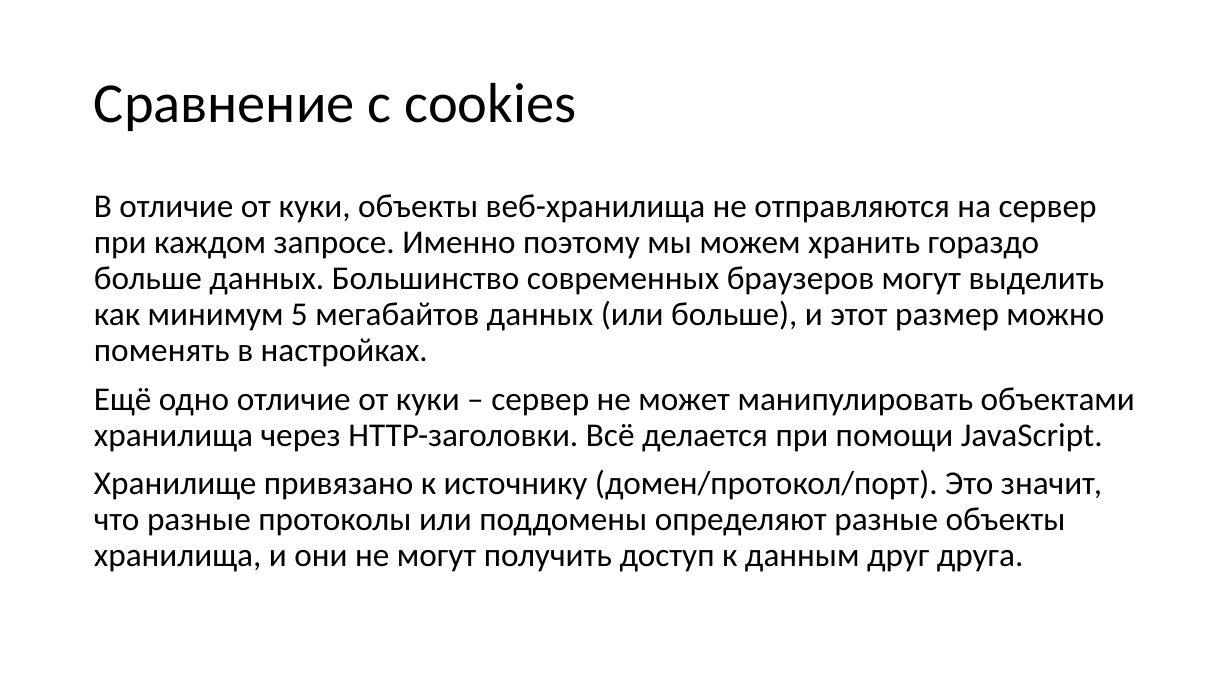
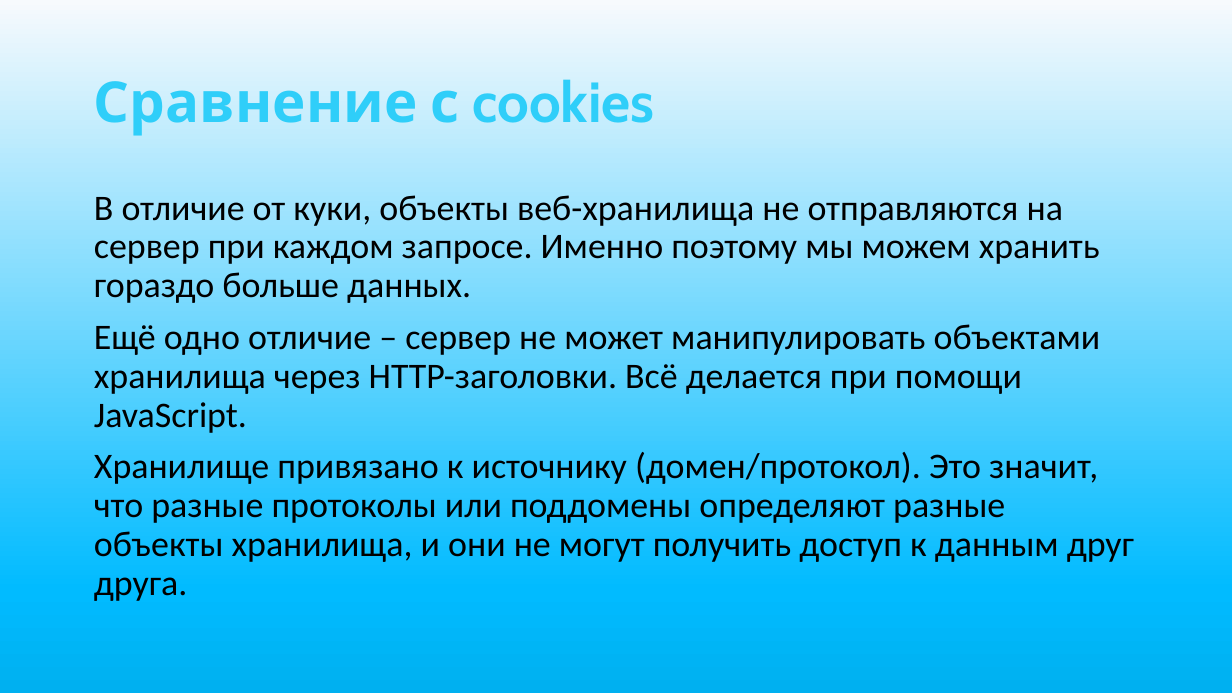
Before and after one commit to rrrrrrrrrrrrin/web-proj, a slide deck: slide 5 of web-proj.pptx. Drawn at 1232x693 pixels with LibreOffice and Linux fonts; fonts in the diff are those of the drawing. Boxes give left, top, right and bottom in pixels: in the first picture for what was removed or moved away, otherwise in the second. Text is boxed around its words. In the diff, an @@ line names an element or a change of style, - is before the commit and + after.

```diff
--- a/web-proj.pptx
+++ b/web-proj.pptx
@@ background #FFFFFF to gradient #F7FAFD to #01BBFF to #00B0F0 @@
@@ title "Сравнение с cookies" at bbox=[94, 80, 654, 136]: font Calibri to Cabin, text colour #000000 to #2FCEF9, letter outline none to #7030A0 1.75 pt, bold on @@
@@ text at bbox=[94, 195, 1134, 601]: text changed; size 25.9 to 28 pt @@
-В отличие от куки, объекты веб-хранилища не отправляются на сервер при каждом запросе. Именно поэтому мы можем хранить гораздо больше данных. Большинство современных браузеров могут выделить как минимум 5 мегабайтов данных (или больше), и этот размер можно поменять в настройках.
-Ещё одно отличие от куки – сервер не может манипулировать объектами хранилища через HTTP-заголовки. Всё делается при помощи JavaScript.
-Хранилище привязано к источнику (домен/протокол/порт). Это значит, что разные протоколы или поддомены определяют разные объекты хранилища, и они не могут получить доступ к данным друг друга.
+В отличие от куки, объекты веб-хранилища не отправляются на сервер при каждом запросе. Именно поэтому мы можем хранить гораздо больше данных.
+Ещё одно отличие – сервер не может манипулировать объектами хранилища через HTTP-заголовки. Всё делается при помощи JavaScript.
+Хранилище привязано к источнику (домен/протокол). Это значит, что разные протоколы или поддомены определяют разные объекты хранилища, и они не могут получить доступ к данным друг друга.
```
Also in this commit, not shown: 14 other slides changed, 1 other file.
